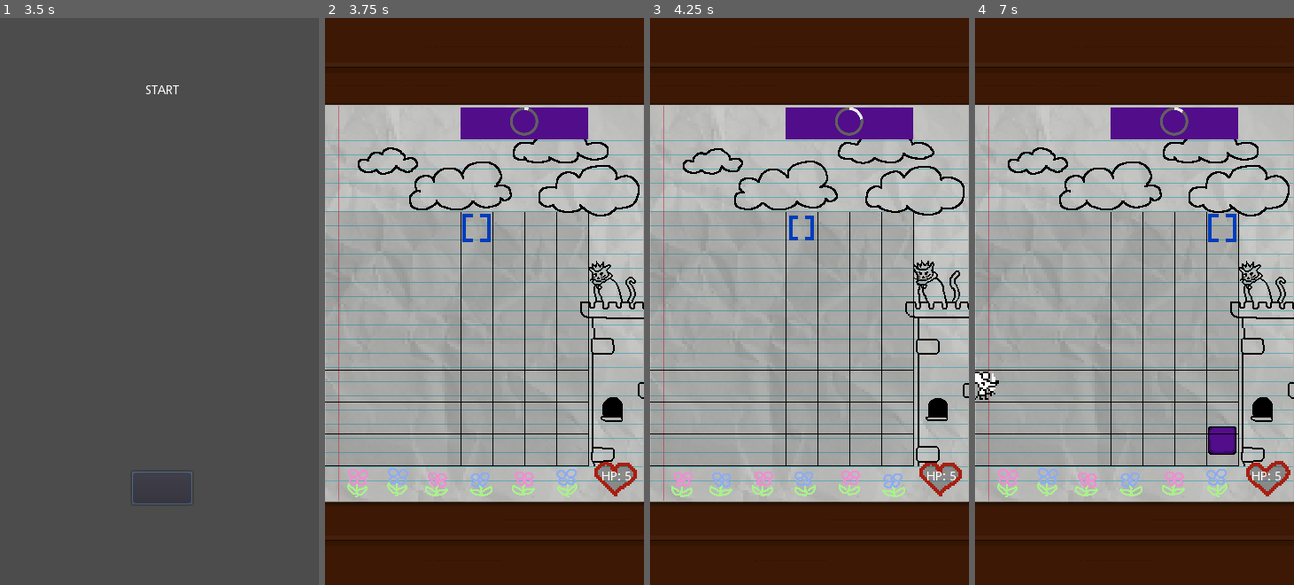
Above: before the commit, frames 1-4 (left to right).
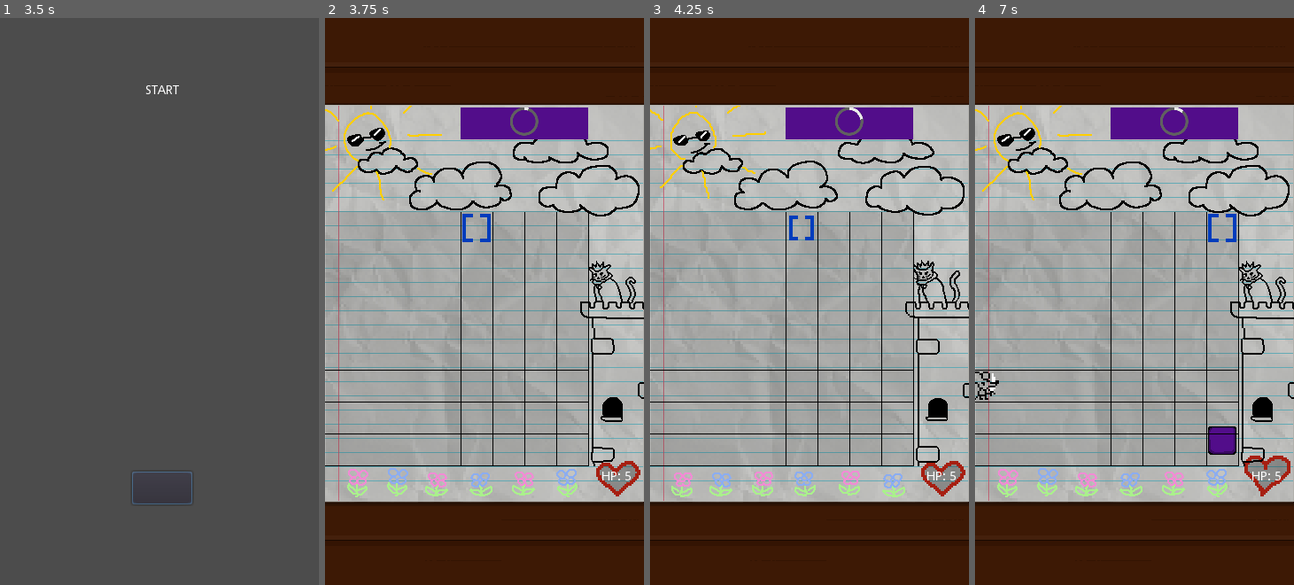
Above: after the commit, the same moments.

Repository: Sleeping-Robot-Games/Doodle-Defense
Game: Godot game, scene res://scenes/Start.tscn
Same seed, same stepped clock (60 frames per second), same inputs: the game is played once before the commit and once after it.
Inputs (mouse positions are in pixels of both pictures, inside the frame that each line leads up to):
- Up to frame 1 (3.5 s): click (162, 91) at 0.5 s; click (162, 363) at 1.25 s; click (162, 363) at 2 s
- Up to frame 2 (3.75 s): tap Enter at 3.5 s
- Up to frame 3 (4.25 s): no input
- Up to frame 4 (7 s): click (1128, 341) at 4.25 s; click (1156, 341) at 5 s; click (1191, 341) at 5.75 s; click (1223, 341) at 6.5 s

Frame 1 is identical in both runs. In frame 2, 0.7% of the frame differs, in the area x 0-99%, y 15-85%; in frame 3, 0.6%; in frame 4, 1.0%.

Commit message:
add sun and make enemy transparent

Diff:
--- a/scenes/Enemy.tscn
+++ b/scenes/Enemy.tscn
@@ -20,7 +20,7 @@
 
 [sub_resource type="Animation" id=2]
 resource_name = "airHit"
-length = 0.2
+length = 0.4
 tracks/0/type = "value"
 tracks/0/path = NodePath(".:frame")
 tracks/0/interp = 1
@@ -28,15 +28,15 @@
 tracks/0/imported = false
 tracks/0/enabled = true
 tracks/0/keys = {
-"times": PoolRealArray( 0, 0.1 ),
-"transitions": PoolRealArray( 1, 1 ),
+"times": PoolRealArray( 0, 0.1, 0.2, 0.3 ),
+"transitions": PoolRealArray( 1, 1, 1, 1 ),
 "update": 1,
-"values": [ 8, 9 ]
+"values": [ 8, 24, 9, 25 ]
 }
 
 [sub_resource type="Animation" id=3]
 resource_name = "airMove"
-length = 0.2
+length = 0.4
 loop = true
 tracks/0/type = "value"
 tracks/0/path = NodePath(".:frame")
@@ -45,15 +45,15 @@
 tracks/0/imported = false
 tracks/0/enabled = true
 tracks/0/keys = {
-"times": PoolRealArray( 0, 0.1 ),
-"transitions": PoolRealArray( 1, 1 ),
+"times": PoolRealArray( 0, 0.1, 0.2, 0.3 ),
+"transitions": PoolRealArray( 1, 1, 1, 1 ),
 "update": 1,
-"values": [ 5, 6 ]
+"values": [ 5, 21, 6, 22 ]
 }
 
 [sub_resource type="Animation" id=4]
 resource_name = "groundHit"
-length = 0.2
+length = 0.4
 tracks/0/type = "value"
 tracks/0/path = NodePath(".:frame")
 tracks/0/interp = 1
@@ -61,15 +61,15 @@
 tracks/0/imported = false
 tracks/0/enabled = true
 tracks/0/keys = {
-"times": PoolRealArray( 0, 0.1 ),
-"transitions": PoolRealArray( 1, 1 ),
+"times": PoolRealArray( 0, 0.1, 0.2, 0.3 ),
+"transitions": PoolRealArray( 1, 1, 1, 1 ),
 "update": 1,
-"values": [ 3, 4 ]
+"values": [ 3, 19, 4, 20 ]
 }
 
 [sub_resource type="Animation" id=5]
 resource_name = "groundMove"
-length = 0.2
+length = 0.4
 loop = true
 tracks/0/type = "value"
 tracks/0/path = NodePath(".:frame")
@@ -78,10 +78,10 @@
 tracks/0/imported = false
 tracks/0/enabled = true
 tracks/0/keys = {
-"times": PoolRealArray( 0, 0.1 ),
-"transitions": PoolRealArray( 1, 1 ),
+"times": PoolRealArray( 0, 0.1, 0.2, 0.3 ),
+"transitions": PoolRealArray( 1, 1, 1, 1 ),
 "update": 1,
-"values": [ 0, 1 ]
+"values": [ 0, 16, 1, 17 ]
 }
 
 [node name="Enemy" type="Node2D" groups=["enemies"]]
--- a/scenes/Game.tscn
+++ b/scenes/Game.tscn
@@ -21,6 +21,8 @@
 [ext_resource path="res://assets/selector2.png" type="Texture" id=19]
 [ext_resource path="res://assets/cloud_002.png" type="Texture" id=20]
 [ext_resource path="res://assets/tower_002.png" type="Texture" id=21]
+[ext_resource path="res://assets/sun_002.png" type="Texture" id=22]
+[ext_resource path="res://assets/sun_001.png" type="Texture" id=23]
 
 [sub_resource type="SpriteFrames" id=1]
 animations = [ {
@@ -73,6 +75,14 @@
 [sub_resource type="SpriteFrames" id=9]
 animations = [ {
 "frames": [ ExtResource( 17 ), ExtResource( 20 ) ],
+"loop": true,
+"name": "default",
+"speed": 5.0
+} ]
+
+[sub_resource type="SpriteFrames" id=11]
+animations = [ {
+"frames": [ ExtResource( 23 ), ExtResource( 22 ) ],
 "loop": true,
 "name": "default",
 "speed": 5.0
@@ -158,11 +168,18 @@
 position = Vector2( 294, -13 )
 scale = Vector2( 2, 2 )
 frames = SubResource( 6 )
+frame = 1
 playing = true
 
 [node name="Clouds" type="AnimatedSprite" parent="Background/Doodles"]
 position = Vector2( 144, -347 )
 frames = SubResource( 9 )
+frame = 1
+playing = true
+
+[node name="Sun" type="AnimatedSprite" parent="Background/Doodles"]
+position = Vector2( 25, -383 )
+frames = SubResource( 11 )
 frame = 1
 playing = true
 
Binary file changed: assets/enemy_001.png
Binary file added: assets/sun_001.png
Not shown, added: assets/sun_001.png.import
Binary file added: assets/sun_002.png
Not shown, added: assets/sun_002.png.import
Not shown: 1 places in scenes/Game.tscn that only renumber resources
